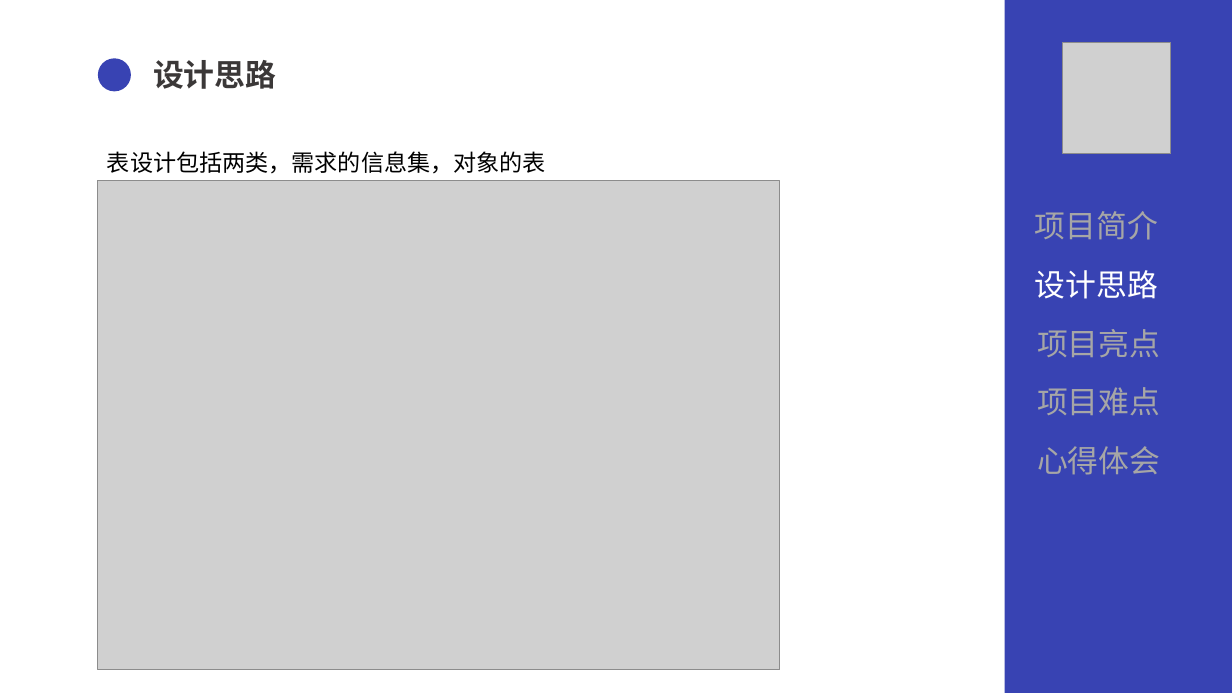
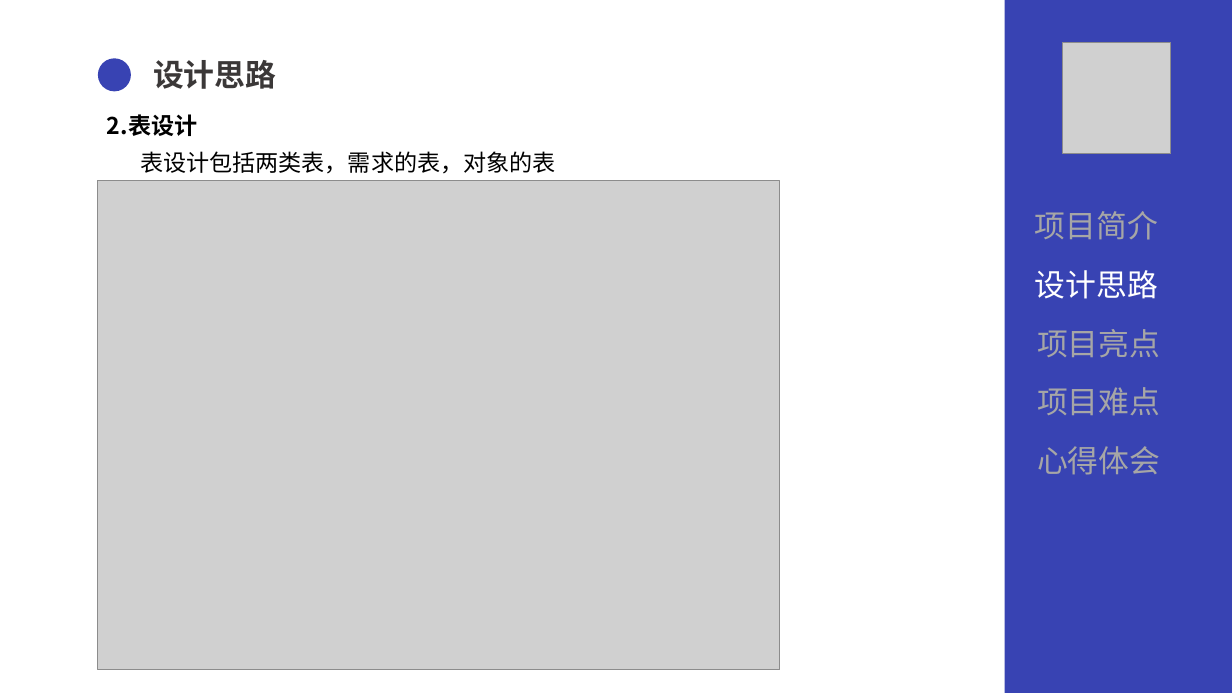
Before and after one commit to sangby/project, a slide deck: slide 7 of document/document/ppt/QG答辩汇报.pptx. Drawn at 1232x693 pixels with LibreOffice and Linux fonts; fonts in the diff are those of the drawing; grey boxes stand for pictures. Boxes give left, top, right and bottom in pixels: in the first picture for what was removed or moved away, otherwise in the second. Text is boxed around its words. In the diff, an @@ line names an element or a change of style, - is before the commit and + after.

```diff
--- a/document/document/ppt/QG答辩汇报.pptx
+++ b/document/document/ppt/QG答辩汇报.pptx
@@ text added at <box>107,114,197,136</box>, 18 pt, text #000000, bold @@
+2.表设计
@@ text at <box>140,151,556,174</box>: text changed @@
-表设计包括两类，需求的信息集，对象的表
+表设计包括两类表，需求的表，对象的表
```
Also in this commit, not shown: 5 other slides changed.
